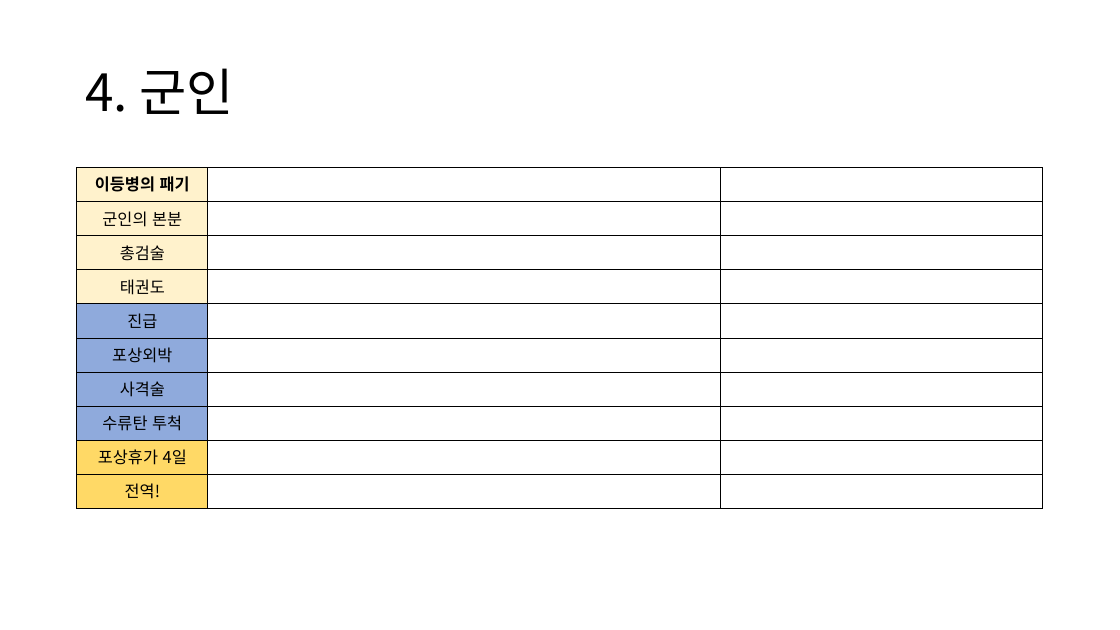
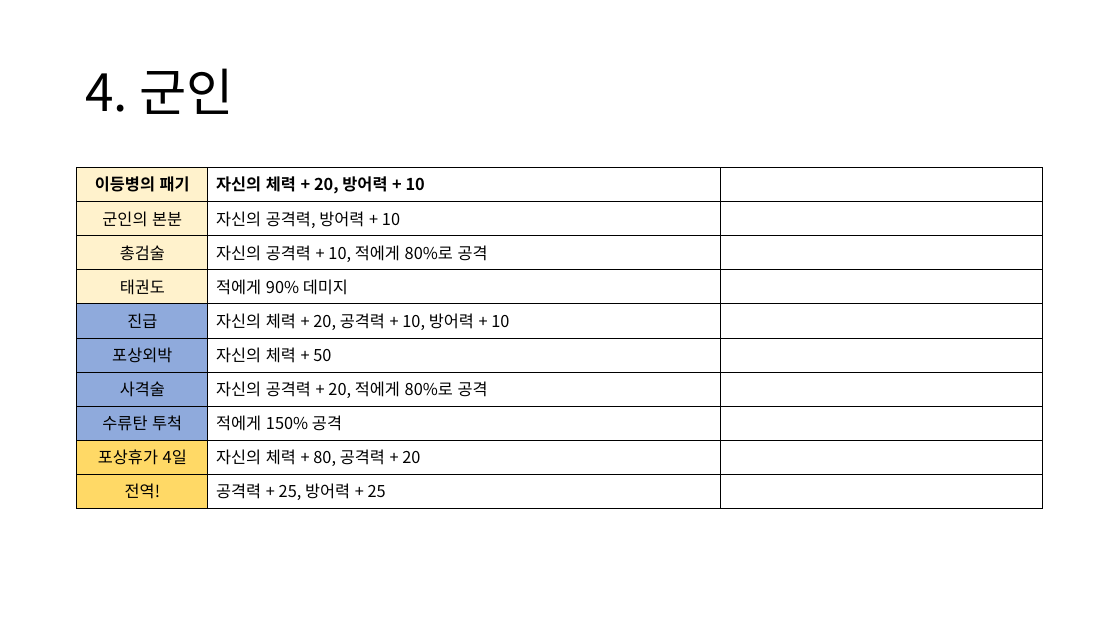
Before and after one commit to whkoh7/2DGP_Hero_is_lonely, a slide deck: slide 7 of 캐릭터 및 카드 컨셉, 디자인.pptx. Drawn at 1120x630 pixels with LibreOffice and Linux fonts; fonts in the diff are those of the drawing. Boxes give left, top, right and bottom in pixels: in the first picture for what was removed or moved away, otherwise in the second. Text is boxed around its words. In the diff, an @@ line names an element or a change of style, - is before the commit and + after.

```diff
--- a/캐릭터 및 카드 컨셉, 디자인.pptx
+++ b/캐릭터 및 카드 컨셉, 디자인.pptx
@@ table at (x1=77, y1=168, x2=1044, y2=509) @@
-row 1, column 2: 
+row 1, column 2: 자신의 체력 + 20, 방어력 + 10
-row 2, column 2: 
+row 2, column 2: 자신의 공격력, 방어력 + 10
-row 3, column 2: 
+row 3, column 2: 자신의 공격력 + 10, 적에게 80%로 공격
-row 4, column 2: 
+row 4, column 2: 적에게 90% 데미지
-row 5, column 2: 
+row 5, column 2: 자신의 체력 + 20, 공격력 + 10, 방어력 + 10
-row 6, column 2: 
+row 6, column 2: 자신의 체력 + 50
-row 7, column 2: 
+row 7, column 2: 자신의 공격력 + 20, 적에게 80%로 공격
-row 8, column 2: 
+row 8, column 2: 적에게 150% 공격
-row 9, column 2: 
+row 9, column 2: 자신의 체력 + 80, 공격력 + 20
-row 10, column 2: 
+row 10, column 2: 공격력 + 25, 방어력 + 25
```
Also in this commit, not shown: 3 other slides changed, 2 other files.
